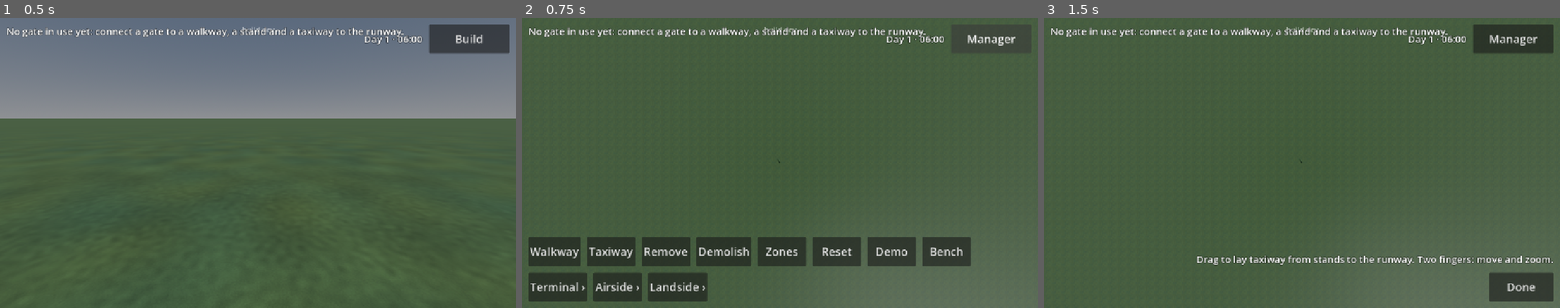
Above: before the commit, frames 1-3 (left to right).
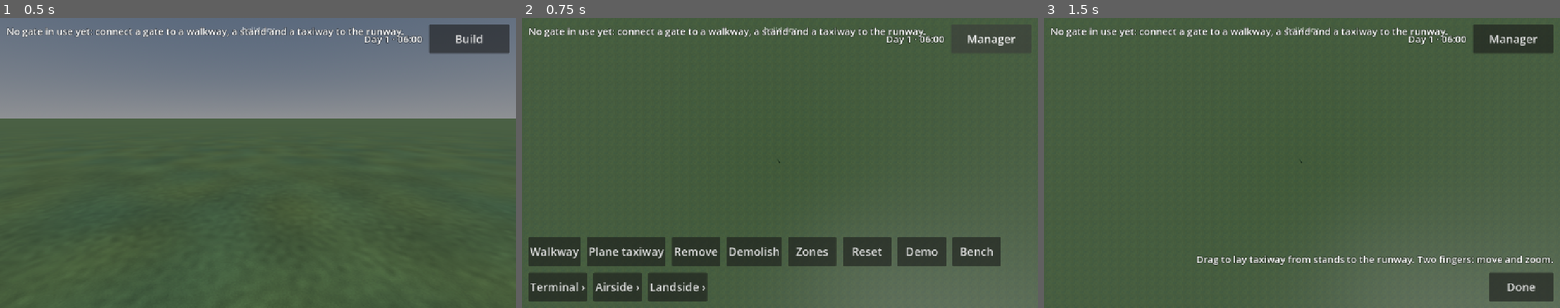
Above: after the commit, the same moments.

Repository: jakobmaier16-pixel/airport-idle
Game: Godot game, scene res://scenes/main/main.tscn
Two runs of this game, one before a commit and one after it. Both use one fixed random seed, a clock stepped at 60 frames per second and the inputs below.
Inputs:
- Up to frame 1 (0.5 s): no input
- Up to frame 2 (0.75 s): click "Build" at 0.5 s
- Up to frame 3 (1.5 s): click "Taxiway" (after the commit: "Plane taxiway") at 1.25 s

Frame 1 is identical in both runs. In frame 2, 3.0% of the frame differs, in the area x 13-93%, y 75-86%; in frame 3, nothing differs.

Commit message:
Camera zoom, placement hints, Plane taxiway label, strip cleanup (#54)
* Build view: zoom about the fingers, placement hints as info, Plane taxiway label, strip cleanup

Co-Authored-By: Claude Opus 5.5 <noreply@anthropic.com>
Claude-Session: https://claude.ai/code/session_016JzPU8AkwxWN3HSzg2RW6F

* Tests: sweep landside pick incl. max zoom, exact gate hint and marker, real wheel event, tap Plane taxiway

Co-Authored-By: Claude Opus 5.5 <noreply@anthropic.com>
Claude-Session: https://claude.ai/code/session_016JzPU8AkwxWN3HSzg2RW6F

---------

Co-authored-by: Claude <noreply@anthropic.com>

Diff:
--- a/scenes/build/build_mode.gd
+++ b/scenes/build/build_mode.gd
@@ -9,6 +9,10 @@
 ## With no tool active, tapping a cell highlights it.
 
 enum Tool { NONE, PLACE, PAINT, DEMOLISH }
+## The hint while a valid preview has nothing missing. Any other hint on a valid preview is
+## information (what the building still needs), not an error; the HUD shows it in another colour.
+const DRAG_HINT: String = "Drag the building to move it"
+
 enum PaintKind { WALKWAY, REMOVE_WALKWAY, TAXIWAY }
 
 ## Emitted whenever the tool, its validity or its hint changes (so the HUD can update).
@@ -286,8 +290,8 @@
 	var hint := problem
 	if can_place:
 		# Unconnected is allowed (connect it later), but say what's missing.
-		var missing := Airport.connection_problem(_placing_type, _placing_origin, _placing_rotation)
-		hint = "Drag the building to move it" if missing.is_empty() else missing + " (can be added later)"
+		var missing := Airport.connection_hint(_placing_type, _placing_origin, _placing_rotation)
+		hint = DRAG_HINT if missing.is_empty() else missing
 	tool_changed.emit(Tool.PLACE, can_place, hint)
 
 
--- a/scenes/camera/build_camera.gd
+++ b/scenes/camera/build_camera.gd
@@ -15,8 +15,8 @@
 @export var view_height: float = 250.0
 ## Closest zoom: visible height in meters.
 @export var min_view_height: float = 16.0
-## Farthest zoom: visible height in meters: the whole map (3.2 km high). The camera shows the whole
-## map at once, so the view never needs to be bigger than that.
+## Farthest zoom: visible height in meters, at most. It is also limited so the view never shows
+## more than the map on either axis (see `_largest_view_height`).
 @export var max_view_height: float = 3200.0
 ## Zoomed out further than this many meters, the sun's shadows are switched off: one shadow map
 ## cannot cover a kilometre sharply, and it costs frame time for nothing.
@@ -93,8 +93,14 @@
 func _on_pinched(factor: float) -> void:
 	if not current:
 		return
-	# Fingers apart (factor > 1) = zoom in = see fewer meters.
-	view_height /= factor
+	# Fingers apart (factor > 1) = zoom in = see fewer meters. The map point under the fingers
+	# stays under them: shift the camera by how far that point's offset from the centre changed.
+	var old_height := view_height
+	view_height = clampf(view_height / factor, min_view_height, _largest_view_height())
+	var viewport_size := get_viewport().get_visible_rect().size
+	var offset := (TouchGestures.pinch_center - viewport_size * 0.5) * ((old_height - view_height) / viewport_size.y)
+	position.x += offset.x
+	position.z += offset.y
 	_apply_limits()
 
 
@@ -103,9 +109,7 @@
 	var aspect := viewport_size.x / viewport_size.y
 	var map := Airport.grid.get_world_rect()
 
-	# The farthest zoom shows the whole map: its height, or on a wide screen its width.
-	var largest := minf(max_view_height, maxf(map.size.y, map.size.x / aspect))
-	view_height = clampf(view_height, min_view_height, maxf(largest, min_view_height))
+	view_height = clampf(view_height, min_view_height, _largest_view_height())
 	size = view_height  # Orthographic size = visible height in meters.
 	update_shadows()
 
@@ -114,6 +118,15 @@
 	position.z = _clamp_axis(position.z, map.position.y + half_view.y, map.end.y - half_view.y)
 
 
+# The farthest zoom: the whole map fits on both axes (its height, or on a wide screen its width,
+# whichever is smaller), so the view never shows void and the clamp never has to centre it.
+func _largest_view_height() -> float:
+	var viewport_size := get_viewport().get_visible_rect().size
+	var map := Airport.grid.get_world_rect()
+	var largest := minf(max_view_height, minf(map.size.y, map.size.x / (viewport_size.x / viewport_size.y)))
+	return maxf(largest, min_view_height)
+
+
 # Clamps `value` between `low` and `high`; centers it if the view is wider than the map.
 func _clamp_axis(value: float, low: float, high: float) -> float:
 	if low > high:
--- a/scenes/ui/hud.gd
+++ b/scenes/ui/hud.gd
@@ -28,6 +28,9 @@
 const BUTTON_MIN_SIZE: Vector2 = Vector2(120, 72)
 ## How long Reset / Demo wait for the confirming second tap.
 const CONFIRM_TIME: float = 3.0
+## Colours of the hint line while placing: info (allowed, something is missing) and error.
+const HINT_INFO_COLOR: Color = Color(0.6, 0.82, 1.0)
+const HINT_ERROR_COLOR: Color = Color(1.0, 0.6, 0.55)
 
 var _build_view_open: bool = false
 # Build menu: every building type, and the category whose buildings are shown ("" = categories).
@@ -205,6 +208,13 @@
 	_place_button.disabled = not can_confirm
 	_demolish_button.disabled = not can_confirm
 	_hint_label.text = hint
+	# Red-ish: not allowed. Blue-ish: allowed, but the building still needs something (info).
+	if tool == BuildMode.Tool.PLACE and can_confirm and hint != BuildMode.DRAG_HINT:
+		_hint_label.add_theme_color_override(&"font_color", HINT_INFO_COLOR)
+	elif tool == BuildMode.Tool.PLACE and not can_confirm:
+		_hint_label.add_theme_color_override(&"font_color", HINT_ERROR_COLOR)
+	else:
+		_hint_label.remove_theme_color_override(&"font_color")
 	_update_visibility()
 
 
--- a/scenes/ui/hud.tscn
+++ b/scenes/ui/hud.tscn
@@ -135,10 +135,10 @@
 text = "Walkway"
 
 [node name="TaxiwayButton" type="Button" parent="SafeArea/BuildMenu/PaintButtons"]
-custom_minimum_size = Vector2(120, 72)
-layout_mode = 2
-focus_mode = 0
-text = "Taxiway"
+custom_minimum_size = Vector2(160, 72)
+layout_mode = 2
+focus_mode = 0
+text = "Plane taxiway"
 
 [node name="RemoveButton" type="Button" parent="SafeArea/BuildMenu/PaintButtons"]
 custom_minimum_size = Vector2(120, 72)
--- a/scripts/autoload/airport_host.gd
+++ b/scripts/autoload/airport_host.gd
@@ -211,6 +211,10 @@
 	return brain.connection_problem(type, origin_cell, rotation_steps)
 
 
+func connection_hint(type: BuildingType, origin_cell: Vector2i, rotation_steps: int) -> String:
+	return brain.connection_hint(type, origin_cell, rotation_steps)
+
+
 ## `size_in_cells` is only for tests and tools that want a map of another size; the game always
 ## uses the default one (a zero size).
 func reset(with_runway: bool = true, new_seed: int = -1, size_in_cells: Vector2i = Vector2i.ZERO) -> void:
--- a/scripts/autoload/touch_gestures.gd
+++ b/scripts/autoload/touch_gestures.gd
@@ -18,6 +18,9 @@
 signal tapped(position: Vector2)
 ## Zoom gesture. factor > 1 means "zoom in" (fingers moved apart, wheel up, trackpad spread).
 signal pinched(factor: float)
+## Where the zoom happens on screen (pixels): the midpoint of the two fingers, or the mouse for
+## wheel and trackpad. Set just before `pinched` is emitted, so listeners can zoom about that point.
+var pinch_center: Vector2 = Vector2.ZERO
 ## The midpoint between the two pinching fingers moved (two-finger pan).
 signal pinch_moved(relative: Vector2)
 ## Manager view (`independent_drags`): every finger drags on its own, identified by `index`, so
@@ -107,15 +110,18 @@
 	elif event is InputEventMouseButton and event.is_pressed():
 		# Mac only: mouse wheel zooms.
 		var button := (event as InputEventMouseButton).button_index
+		pinch_center = (event as InputEventMouseButton).position
 		if button == MOUSE_BUTTON_WHEEL_UP:
 			pinched.emit(WHEEL_ZOOM_STEP)
 		elif button == MOUSE_BUTTON_WHEEL_DOWN:
 			pinched.emit(1.0 / WHEEL_ZOOM_STEP)
 	elif event is InputEventMagnifyGesture:
 		# Mac only: trackpad pinch.
+		pinch_center = (event as InputEventMagnifyGesture).position
 		pinched.emit((event as InputEventMagnifyGesture).factor)
 	elif event is InputEventPanGesture:
 		# Mac only: two-finger trackpad scroll behaves like the mouse wheel.
+		pinch_center = (event as InputEventPanGesture).position
 		pinched.emit(exp(-(event as InputEventPanGesture).delta.y * TRACKPAD_SCROLL_ZOOM_SPEED))
 
 
@@ -186,6 +192,8 @@
 				var second := _positions[_pinch_indices[1]]
 				var distance := first.distance_to(second)
 				if _pinch_distance > 0.0 and distance > 0.0:
+					# The zoom happens around where the fingers were; the pan follows below.
+					pinch_center = _pinch_center
 					pinched.emit(distance / _pinch_distance)
 				_pinch_distance = distance
 				var center := (first + second) * 0.5
--- a/scripts/simulation/airport_brain.gd
+++ b/scripts/simulation/airport_brain.gd
@@ -268,9 +268,21 @@
 	return changing
 
 
-## What a building at this spot still needs to be connected, as a short hint, or "" if nothing.
-## Unconnected buildings are allowed (build first, connect after; design doc §7.1b).
+## What a building at this spot still needs to be connected, as a short marker ("No stand"), or ""
+## if nothing. Unconnected buildings are allowed (build first, connect after; design doc §7.1b).
 func connection_problem(type: BuildingType, origin_cell: Vector2i, rotation_steps: int) -> String:
+	return _connection_gap(type, origin_cell, rotation_steps)[0]
+
+
+## The same as a hint for the placement preview: "Gate works once a stand is behind it", or "".
+## A hint, not an error: the spot is still allowed.
+func connection_hint(type: BuildingType, origin_cell: Vector2i, rotation_steps: int) -> String:
+	return _connection_gap(type, origin_cell, rotation_steps)[1]
+
+
+# [marker, hint] of the first thing missing, or ["", ""].
+func _connection_gap(type: BuildingType, origin_cell: Vector2i, rotation_steps: int) -> Array[String]:
+	var name := type.display_name
 	for front in [true, false]:
 		var access: BuildingType.Access = type.front_access if front else type.back_access
 		if access == BuildingType.Access.NONE:
@@ -278,22 +290,22 @@
 		var side := "in front" if front else "behind"
 		var row := Building.outside_row(type.footprint, origin_cell, rotation_steps, front)
 		if access == BuildingType.Access.WALKWAY and not row.any(grid.is_walkable):
-			return "Needs a walkway %s" % side
+			return ["No walkway %s" % side, "%s works once a walkway is %s it" % [name, side if not front else "in front of"]]
 		# Airside buildings can be placed anywhere; they work once the walk from the entrance
 		# through security reaches them (the zone map marks those walkways airside).
 		if access == BuildingType.Access.WALKWAY and type.zone_rule == BuildingType.ZoneRule.AIRSIDE \
 				and not row.any(func(c: Vector2i) -> bool: return grid.is_walkable(c) and grid.get_zone(c) == AirportGrid.Zone.AIRSIDE):
-			return "Not connected: build security and a walkway behind it to reach the airside"
+			return ["Not connected", "%s works once security and a walkway behind it reach the airside" % name]
 		if access == BuildingType.Access.STAND and not row.any(_is_aircraft_stand):
-			return "Needs an aircraft stand %s" % side
+			return ["No stand", "%s works once a stand is %s it" % [name, side if not front else "in front of"]]
 		if access == BuildingType.Access.STAND:
 			var stand := grid.get_content(row.filter(_is_aircraft_stand)[0]) as Building
 			if not _stand_reaches_runway(stand.type, stand.origin_cell, stand.rotation_steps):
-				return "Its stand needs a taxiway to a runway"
+				return ["Stand has no taxiway", "%s works once its stand has a taxiway to a runway" % name]
 	# Stands need a taxiway (or a runway right beside them) leading to a runway (§7.5a).
 	if type.role == BuildingType.Role.AIRCRAFT_STAND and not _stand_reaches_runway(type, origin_cell, rotation_steps):
-		return "Needs a taxiway to a runway"
-	return ""
+		return ["No taxiway", "%s works once a taxiway leads to a runway" % name]
+	return ["", ""]
 
 
 ## Removes everything: buildings and zones, and lays the starting runway (unless `with_runway` is
--- a/tests/cases/test_04_placement.gd
+++ b/tests/cases/test_04_placement.gd
@@ -80,7 +80,7 @@
 	var hint := ui("ToolPanel/HintLabel") as Label
 	await pick_building("Gate")  # Gate
 	build_mode()._set_preview_origin(at(Vector2i(10, 10)))
-	check(hint.text.begins_with("Needs a walkway"), "a gate can go anywhere, hint names what's missing: '%s'" % hint.text)
+	check(hint.text.begins_with("Gate works once a walkway"), "a gate can go anywhere, hint names what's missing: '%s'" % hint.text)
 	await press(ui("ToolPanel/ToolBar/CancelButton"))
 	check_eq(Airport.check_placement(type_of(&"security"), at(Vector2i(20, 29)), 0), "", "security on the border, front landside")
 
--- a/tests/cases/test_05_zones.gd
+++ b/tests/cases/test_05_zones.gd
@@ -73,7 +73,7 @@
 	check_eq(Airport.check_placement(gate, at(Vector2i(14, 34)), 0), "", "a gate can be placed anywhere")
 	var placed := Airport.place_building(gate, at(Vector2i(14, 34)), 0)
 	check(placed != null, "gate placed before security")
-	check(Airport.connection_problem(gate, at(Vector2i(14, 34)), 0).begins_with("Not connected"), "hint: not connected")
+	check(Airport.connection_problem(gate, at(Vector2i(14, 34)), 0).begins_with("Not connected"), "marker: not connected")
 	Airport.place_building(type_of(&"security"), at(Vector2i(30, 28)), 0)
 	check(not Airport.connection_problem(gate, at(Vector2i(14, 34)), 0).begins_with("Not connected"), "connected once security and the walkway exist")
 
--- a/tests/cases/test_06_connections.gd
+++ b/tests/cases/test_06_connections.gd
@@ -4,16 +4,16 @@
 
 func test_check_in_needs_walkway_in_front() -> void:
 	var check_in := type_of(&"check_in")
-	check_eq(Airport.connection_problem(check_in, at(Vector2i(10, 10)), 0), "Needs a walkway in front", "alone")
+	check_eq(Airport.connection_problem(check_in, at(Vector2i(10, 10)), 0), "No walkway in front", "alone")
 	Airport.paint_walkway(cells(at(Vector2i(10, 9)), Vector2i(2, 1)), true)
 	check_eq(Airport.connection_problem(check_in, at(Vector2i(10, 10)), 0), "", "walkway in front")
-	check_eq(Airport.connection_problem(check_in, at(Vector2i(10, 10)), 2), "Needs a walkway in front", "turned around")
+	check_eq(Airport.connection_problem(check_in, at(Vector2i(10, 10)), 2), "No walkway in front", "turned around")
 
 
 func test_security_needs_both_sides() -> void:
 	var security := type_of(&"security")
 	Airport.paint_walkway(cells(at(Vector2i(20, 28)), Vector2i(5, 1)), true)
-	check_eq(Airport.connection_problem(security, at(Vector2i(20, 29)), 0), "Needs a walkway behind", "front only")
+	check_eq(Airport.connection_problem(security, at(Vector2i(20, 29)), 0), "No walkway behind", "front only")
 	Airport.paint_walkway(cells(at(Vector2i(20, 32)), Vector2i(5, 1)), true)
 	check_eq(Airport.connection_problem(security, at(Vector2i(20, 29)), 0), "", "both sides")
 
@@ -21,12 +21,12 @@
 func test_gate_needs_stand_behind() -> void:
 	build_basic_terminal()  # the gate's walkway must be reached through security
 	Airport.place_building(type_of(&"gate"), at(Vector2i(40, 34)), 0)
-	check_eq(Airport.connection_problem(type_of(&"gate"), at(Vector2i(40, 34)), 0), "Needs an aircraft stand behind", "no stand")
+	check_eq(Airport.connection_problem(type_of(&"gate"), at(Vector2i(40, 34)), 0), "No stand", "no stand")
 	Airport.place_building(type_of(&"aircraft_stand"), at(Vector2i(32, 39)), 0)
-	check_eq(Airport.connection_problem(type_of(&"gate"), at(Vector2i(40, 34)), 0), "Its stand needs a taxiway to a runway", "stand behind, but no way to a runway")
+	check_eq(Airport.connection_problem(type_of(&"gate"), at(Vector2i(40, 34)), 0), "Stand has no taxiway", "stand behind, but no way to a runway")
 	# The runway south of the stands and a taxiway from the stand down to it (design doc §7.5a).
 	Airport.add_starting_runway()  # already there, like in a new game
-	check_eq(Airport.connection_problem(type_of(&"aircraft_stand"), at(Vector2i(32, 39)), 0), "Needs a taxiway to a runway", "runway, but no taxiway")
+	check_eq(Airport.connection_problem(type_of(&"aircraft_stand"), at(Vector2i(32, 39)), 0), "No taxiway", "runway, but no taxiway")
 	Airport.paint_taxiway(cells(at(Vector2i(41, 62)), Vector2i(2, 19)), true)
 	check_eq(Airport.connection_problem(type_of(&"aircraft_stand"), at(Vector2i(32, 39)), 0), "", "taxiway to the runway")
 	check_eq(Airport.connection_problem(type_of(&"gate"), at(Vector2i(40, 34)), 0), "", "the gate works")
@@ -47,7 +47,7 @@
 	var layer := main.get_node("Buildings")
 	var label := layer._hints.values()[0] as Label3D
 	check(label.visible, "unconnected check-in shows a hint")
-	check_eq(label.text, "Needs a walkway in front", "hint text")
+	check_eq(label.text, "No walkway in front", "hint text")
 	Airport.paint_walkway(cells(at(Vector2i(28, 19)), Vector2i(5, 1)), true)
 	await frames(1)
 	check(not label.visible, "hint disappears once connected")
--- a/tests/cases/test_19_demolish.gd
+++ b/tests/cases/test_19_demolish.gd
@@ -37,7 +37,7 @@
 	Airport.demolish(stand)
 	sim_seconds(1)
 	var gate := _building(BuildingType.Role.GATE, 0)
-	check_eq(Airport.connection_problem(gate.type, gate.origin_cell, gate.rotation_steps), "Needs an aircraft stand behind", "gate lost its stand")
+	check_eq(Airport.connection_problem(gate.type, gate.origin_cell, gate.rotation_steps), "No stand", "gate lost its stand")
 	check(Airport.schedule.flights.all(func(f: Flight) -> bool: return f.gate != gate), "no flights at that gate")
 
 
--- a/tests/cases/test_36_runways.gd
+++ b/tests/cases/test_36_runways.gd
@@ -39,7 +39,7 @@
 	# Cut the parallel taxiway: the stands lose their way to the runway.
 	Airport.paint_taxiway(cells(at(Vector2i(6, 79)), Vector2i(100, 2)), false)
 	var stand := _stand()
-	check_eq(Airport.connection_problem(stand.type, stand.origin_cell, stand.rotation_steps), "Needs a taxiway to a runway", "cut off")
+	check_eq(Airport.connection_problem(stand.type, stand.origin_cell, stand.rotation_steps), "No taxiway", "cut off")
 	check(Airport.usable_gates().is_empty(), "no gate gets flights")
 
 
--- /dev/null
+++ b/tests/cases/test_64_camera_ui.gd
@@ -0,0 +1,135 @@
+extends TestCase
+## Build view fixes from the device test 2026-11-14: zoom about the fingers, no camera jump when
+## choosing a landside piece, placement hints that are information and not errors.
+
+
+# The ground point under a screen position, from the camera's own projection.
+func _ground_at(screen: Vector2) -> Vector3:
+	var camera := build_camera()
+	var from := camera.project_ray_origin(screen)
+	var direction := camera.project_ray_normal(screen)
+	return Plane(Vector3.UP, 0.0).intersects_ray(from, direction) as Vector3
+
+
+func test_zoom_keeps_the_point_under_the_fingers() -> void:
+	await start_game()
+	await open_build_view()
+	var camera := build_camera()
+	camera.view_height = 120.0
+	camera.center_on(Vector3.ZERO)
+	await frames(1)
+	var pivot := screen_size() * Vector2(0.75, 0.3)
+	var before := _ground_at(pivot)
+	# Zoom out in steps around the off-centre point, until the clamp or the farthest zoom.
+	for i in 6:
+		pinch(pivot, 400.0, 250.0)
+		await frames(1)
+		var after := _ground_at(pivot)
+		var gap := Vector2(after.x - before.x, after.z - before.z).length()
+		var clamped := camera.size >= camera._largest_view_height() - 0.01
+		if not clamped:
+			check(gap < camera.size * 0.01, "step %d: the point under the fingers stays put (moved %.2f m)" % [i, gap])
+		else:
+			break
+	# Zooming in around the same point keeps it too.
+	var zoomed := _ground_at(pivot)
+	pinch(pivot, 250.0, 400.0)
+	await frames(1)
+	var back := _ground_at(pivot)
+	check(Vector2(back.x - zoomed.x, back.z - zoomed.z).length() < camera.size * 0.02 + 0.5, "zooming in keeps the point too")
+
+
+func test_wheel_zooms_about_the_mouse() -> void:
+	await start_game()
+	await open_build_view()
+	var camera := build_camera()
+	camera.view_height = 120.0
+	camera.center_on(Vector3.ZERO)
+	await frames(1)
+	var mouse := screen_size() * Vector2(0.8, 0.8)
+	var before := _ground_at(mouse)
+	wheel(false, 5, mouse)
+	check(camera.size > 120.0 * 1.4, "the wheel zoomed out (%.0f m)" % camera.size)
+	var after := _ground_at(mouse)
+	check(Vector2(after.x - before.x, after.z - before.z).length() < 0.5, "the point under the mouse stays put (moved %.2f m)" % Vector2(after.x - before.x, after.z - before.z).length())
+	wheel(true, 3, mouse)
+	var back := _ground_at(mouse)
+	check(Vector2(back.x - before.x, back.z - before.z).length() < 0.5, "zooming in keeps it too")
+
+
+func test_farthest_zoom_never_shows_void() -> void:
+	await start_game()
+	await open_build_view()
+	var camera := build_camera()
+	TouchGestures.pinch_center = screen_size() * 0.5
+	wheel(false, 120, screen_size() * 0.5)
+	var map := Airport.grid.get_world_rect()
+	var half := Vector2(camera.size * screen_size().x / screen_size().y, camera.size) * 0.5
+	check(half.x * 2.0 <= map.size.x + 0.01 and half.y * 2.0 <= map.size.y + 0.01, "the farthest view fits in the map (%s)" % [half * 2.0])
+	# Off-centre before zooming out: no forced jump to the middle while the view fits.
+	camera.view_height = 120.0
+	camera.center_on(Vector3(map.position.x + 300.0, 0.0, map.position.y + 300.0))
+	var start := camera.position
+	TouchGestures.pinch_center = screen_size() * 0.5
+	camera._on_pinched(0.9)
+	check(Vector2(camera.position.x - start.x, camera.position.z - start.z).length() < 40.0, "zooming out a little does not pull to the centre")
+
+
+func test_landside_piece_does_not_move_the_camera() -> void:
+	await start_game()
+	await open_build_view()
+	var camera := build_camera()
+	var map := Airport.grid.get_world_rect()
+	var spots: Array[Vector3] = [
+		Airport.grid.cell_to_world(at(Vector2i(10, 12))), Vector3.ZERO,
+		Vector3(map.position.x + 200.0, 0.0, map.position.y + 200.0),
+		Vector3(map.end.x - 200.0, 0.0, map.end.y - 200.0)]
+	# 60 m, a normal view, and the farthest zoom (the suspected cause: the clamp centred the view).
+	for height in [60.0, 250.0, 1.0e6]:
+		for spot in spots:
+			camera.view_height = height
+			camera.center_on(spot)
+			await frames(1)
+			var start := camera.position
+			var label := "zoom %.0f at %s" % [camera.size, spot]
+			check(await pick_building("Sidewalk"), "%s: picked a landside piece from Build > Landside" % label)
+			await frames(2)
+			check(camera.position.distance_to(start) < 0.01, "%s: the camera stays (%s -> %s)" % [label, start, camera.position])
+			var preview := build_mode()._preview
+			check(preview != null, "%s: a preview exists" % label)
+			if preview != null:
+				var offset := Vector2(preview.position.x - start.x, preview.position.z - start.z)
+				check(offset.length() < 20.0, "%s: the preview is under the view centre (%.1f m away)" % [label, offset.length()])
+			await press(ui("ToolPanel/ToolBar/CancelButton"))
+
+
+func test_gate_hint_is_information() -> void:
+	await start_game()
+	build_basic_terminal()  # a walkway reaches the gate's front, so only the stand is missing
+	await open_build_view()
+	await show_whole_map(0.0, Vector3.ZERO)
+	var hint := ui("ToolPanel/HintLabel") as Label
+	await pick_building("Gate")
+	build_mode()._set_preview_origin(at(Vector2i(40, 34)))
+	var place_button := ui("ToolPanel/ToolBar/PlaceButton") as Button
+	check(not place_button.disabled, "a gate can be placed without a stand")
+	check_eq(hint.text, "Gate works once a stand is behind it", "hint")
+	check_eq(hint.get_theme_color(&"font_color"), Hud.HINT_INFO_COLOR, "info colour")
+	await press(place_button)
+	await frames(1)
+	var gate: Building = Airport.buildings[-1]
+	check_eq(gate.type.id, &"gate", "the gate was placed")
+	var layer := main.get_node("Buildings")
+	var label := layer._hints[gate] as Label3D
+	check(label.visible, "the placed gate shows a marker")
+	check_eq(label.text, "No stand", "marker text")
+
+
+func test_taxiway_button_says_plane_taxiway() -> void:
+	await start_game()
+	await open_build_view()
+	var button := ui("BuildMenu/PaintButtons/TaxiwayButton") as Button
+	check_eq(button.text, "Plane taxiway", "button label")
+	await press(button)
+	check_eq(build_mode()._tool, BuildMode.Tool.PAINT, "tapping it starts the paint tool")
+	check_eq(build_mode()._paint_kind, BuildMode.PaintKind.TAXIWAY, "...for taxiways")
--- a/tests/test_case.gd
+++ b/tests/test_case.gd
@@ -175,9 +175,11 @@
 	touch(1, false, center)
 
 
-func wheel(up: bool, times: int = 1) -> void:
+## Mouse wheel zoom; `position` is where the mouse is (the zoom happens about that point).
+func wheel(up: bool, times: int = 1, position: Vector2 = Vector2.ZERO) -> void:
 	for i in times:
 		var event := InputEventMouseButton.new()
+		event.position = position
 		event.button_index = MOUSE_BUTTON_WHEEL_UP if up else MOUSE_BUTTON_WHEEL_DOWN
 		event.pressed = true
 		get_tree().root.push_input(event, true)
Not shown, added: tests/cases/test_64_camera_ui.gd.uid
Not shown, changed: CLAUDE.md
Not shown, changed: docs/removed_features.md
Not shown, changed: docs/status.md
Not shown, changed: docs/tech_architecture.md
